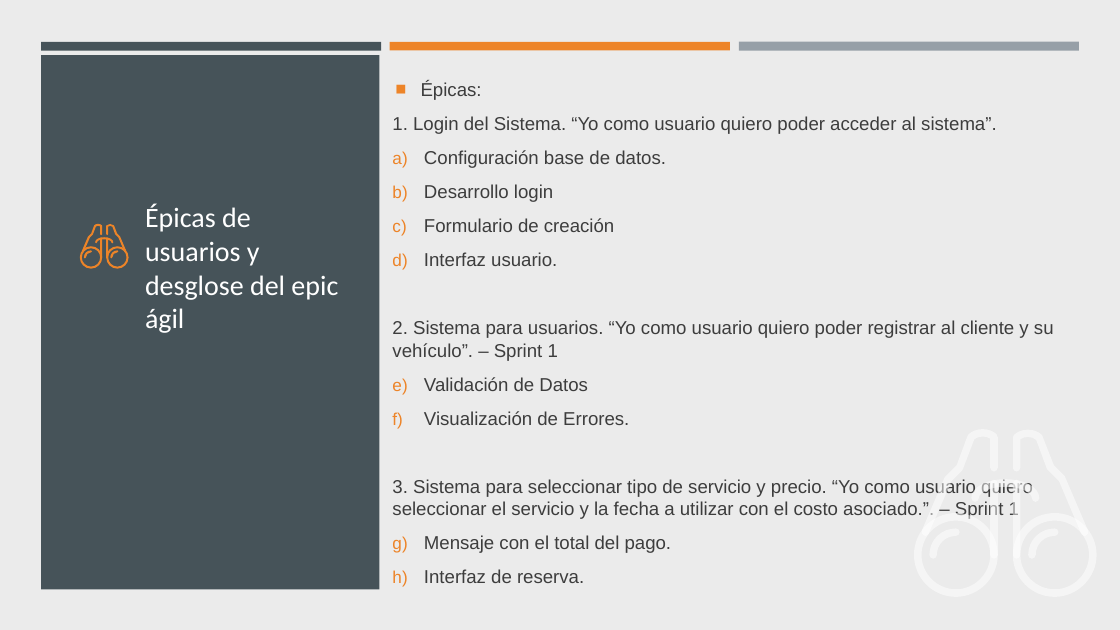
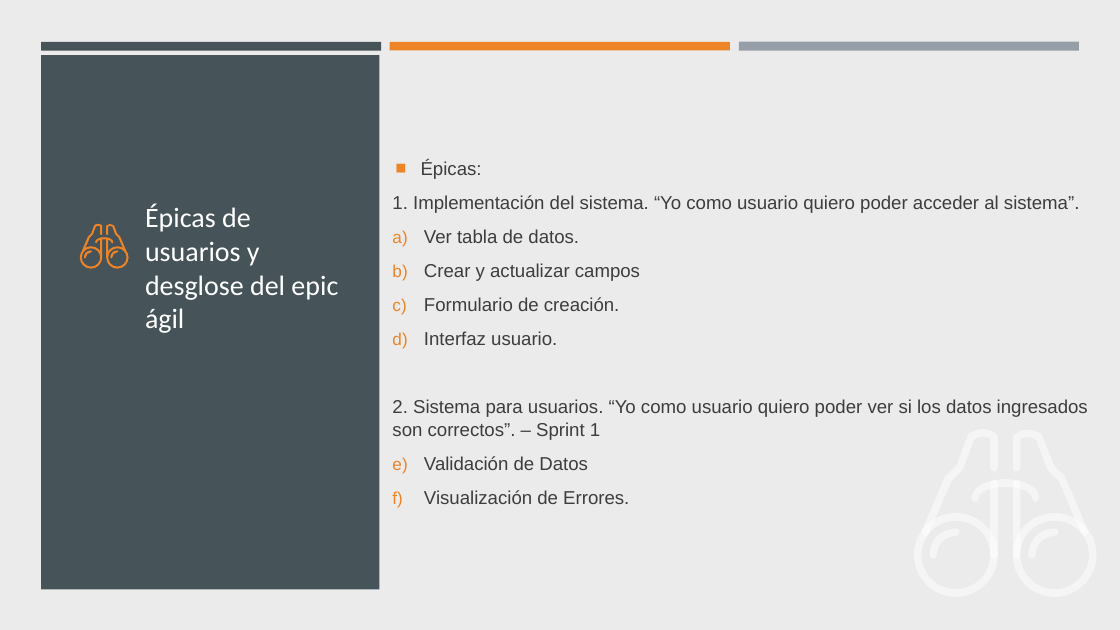
Before and after one commit to DanSotoC/formativa-2.1-tipo-problemas, a slide deck: slide 3 of Docs/Evaluación Sumativa - Daniel Soto.pptx. Drawn at 1120x630 pixels with LibreOffice and Linux fonts; fonts in the diff are those of the drawing. Boxes give left, top, right and bottom in pixels: in the first picture for what was removed or moved away, otherwise in the second. Text is boxed around its words. In the diff, an @@ line names an element or a change of style, - is before the commit and + after.

```diff
--- a/Docs/Evaluación Sumativa - Daniel Soto.pptx
+++ b/Docs/Evaluación Sumativa - Daniel Soto.pptx
@@ text at box(392, 195, 1079, 311): text changed @@
-1. Login del Sistema. “Yo como usuario quiero poder acceder al sistema”.
-a) Configuración base de datos.
-b) Desarrollo login
-c) Formulario de creación
+1. Implementación del sistema. “Yo como usuario quiero poder acceder al sistema”.
+a) Ver tabla de datos.
+b) Crear y actualizar campos
+c) Formulario de creación.
@@ text at box(392, 399, 1088, 440): text changed @@
-2. Sistema para usuarios. “Yo como usuario quiero poder registrar al cliente y su vehículo”. – Sprint 1
+2. Sistema para usuarios. “Yo como usuario quiero poder ver si los datos ingresados son correctos”. – Sprint 1
@@ text at box(392, 479, 1033, 583): paragraphs removed @@
-3. Sistema para seleccionar tipo de servicio y precio. “Yo como usuario quiero seleccionar el servicio y la fecha a utilizar con el costo asociado.”. – Sprint 1
-a) Mensaje con el total del pago.
-b) Interfaz de reserva.
```
Also in this commit, not shown: 4 other slides changed, 1 slide added.
